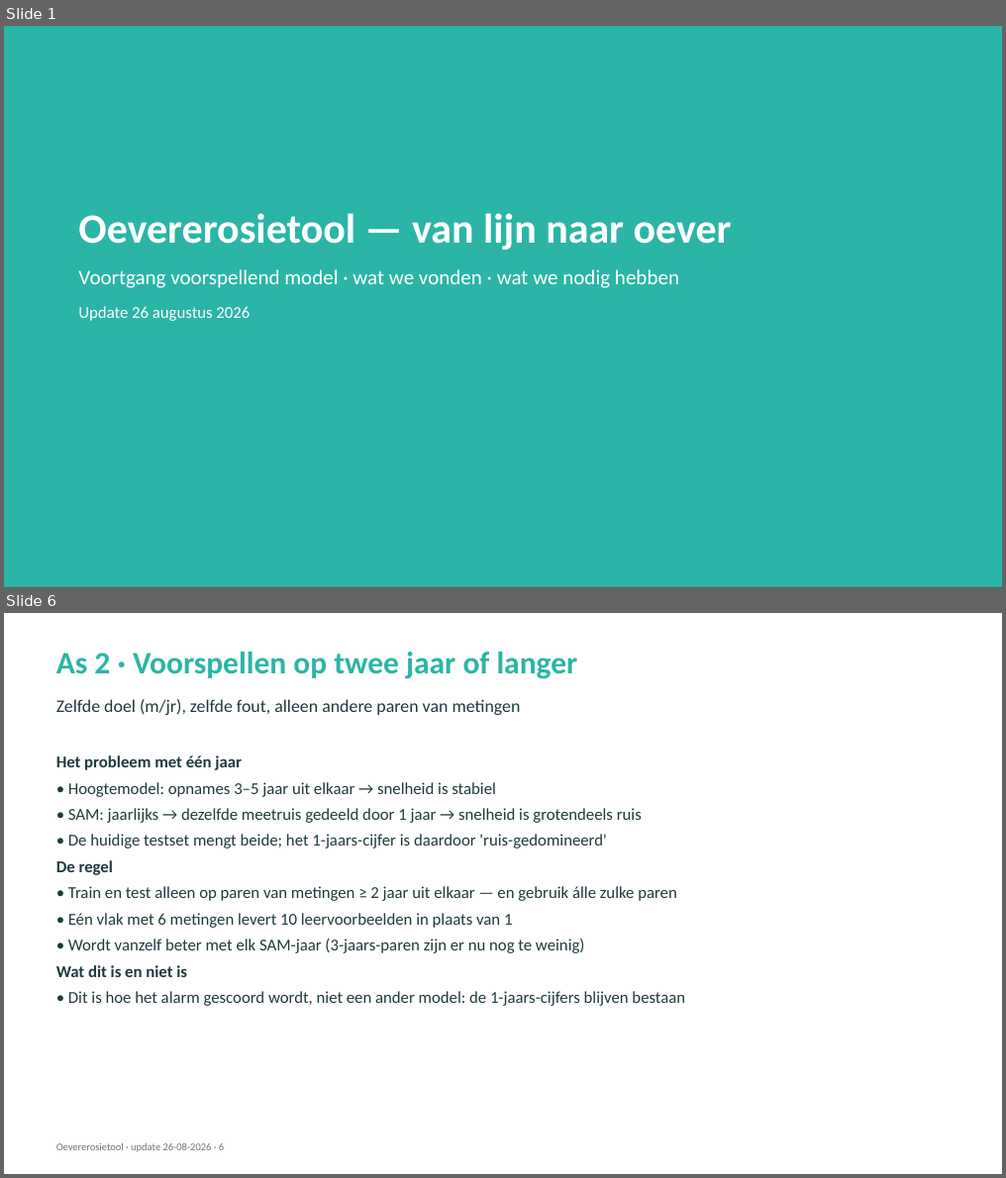
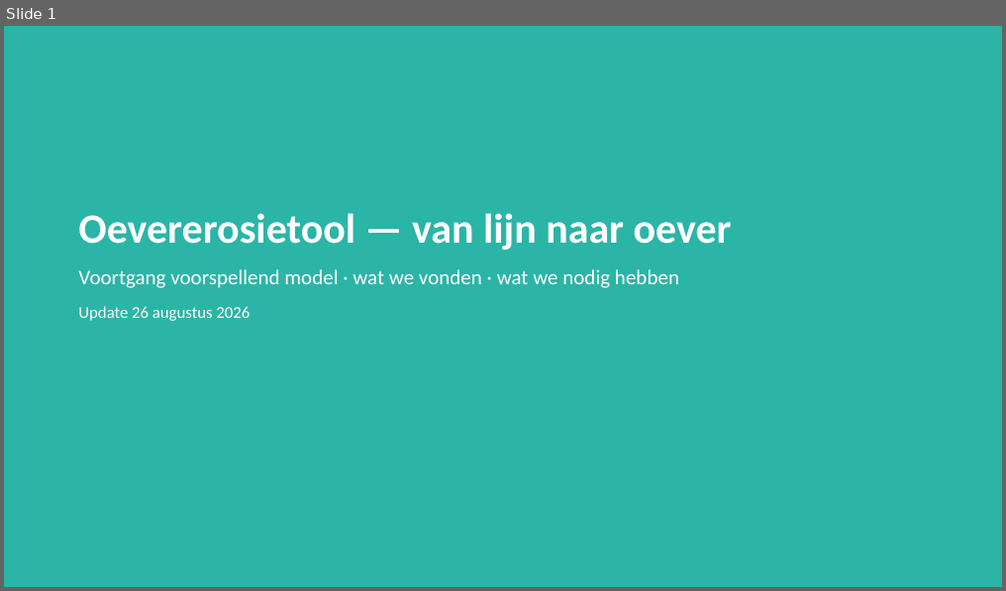
Before and after one commit to HAL24K/wocu-oevererosie, a slide deck: docs/presentations/20260826_update.pptx. Shown one above the other, each under a label of ours: slides 1 and 6 before the commit, slide 1 after it; the slides between them are not shown. The pictures are 1006x1178 and 1006x591 pixels, drawn with LibreOffice and Linux fonts; fonts in the diff are those of the drawing. Boxes give left, top, right and bottom in pixels: in the first picture for what was removed or moved away, otherwise in the second. Text is boxed around its words. In the diff, an @@ line names an element or a change of style, - is before the commit and + after.

```diff
--- a/docs/presentations/20260826_update.pptx
+++ b/docs/presentations/20260826_update.pptx
@@ slide 6 removed at <box>4,613,1002,1174</box>, background #FFFFFF @@
@@ text removed at <box>56,652,578,679</box> @@
-As 2 · Voorspellen op twee jaar of langer
@@ text removed at <box>56,699,521,715</box> @@
-Zelfde doel (m/jr), zelfde fout, alleen andere paren van metingen
@@ text removed at <box>56,756,685,1006</box> @@
-Het probleem met één jaar
-• Hoogtemodel: opnames 3–5 jaar uit elkaar → snelheid is stabiel
-• SAM: jaarlijks → dezelfde meetruis gedeeld door 1 jaar → snelheid is grotendeels ruis
-• De huidige testset mengt beide; het 1-jaars-cijfer is daardoor 'ruis-gedomineerd'
-De regel
-• Train en test alleen op paren van metingen ≥ 2 jaar uit elkaar — en gebruik álle zulke paren
-• Eén vlak met 6 metingen levert 10 leervoorbeelden in plaats van 1
-• Wordt vanzelf beter met elk SAM-jaar (3-jaars-paren zijn er nu nog te weinig)
-Wat dit is en niet is
-• Dit is hoe het alarm gescoord wordt, niet een ander model: de 1-jaars-cijfers blijven bestaan
@@ text removed at <box>56,1144,224,1153</box> @@
-Oevererosietool · update 26-08-2026 · 6
```
Also in this commit, not shown: 8 slides changed, 4 slides added, 3 other slides removed, 17 other files.
